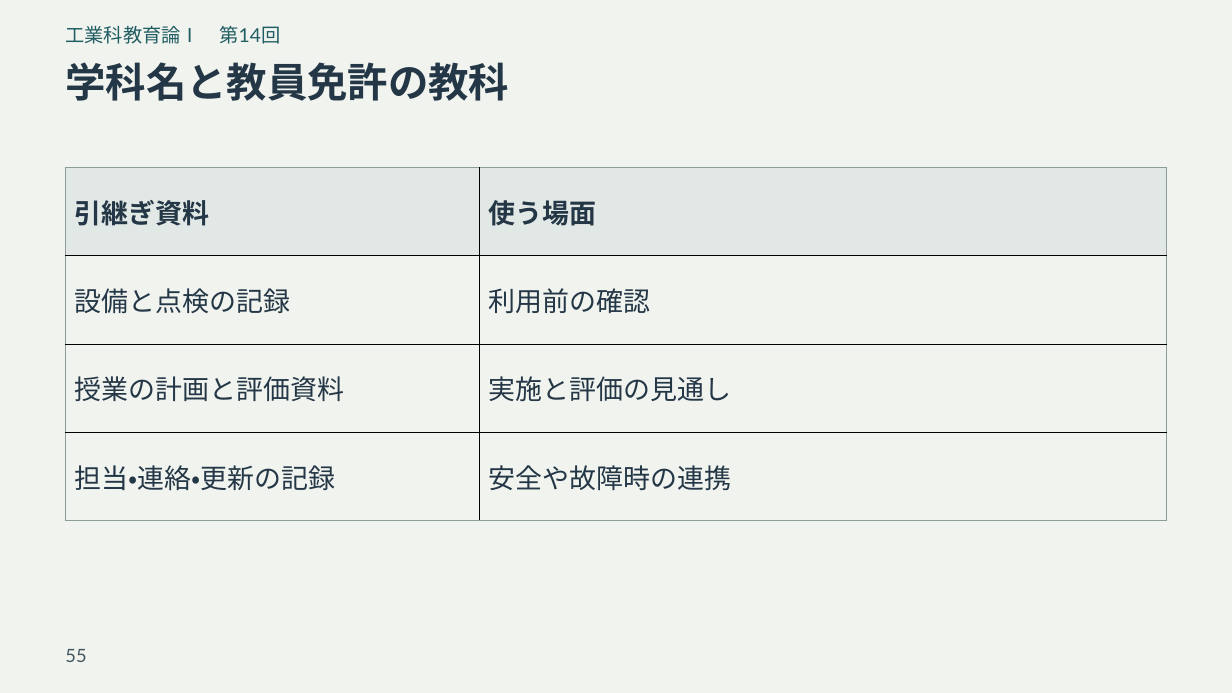
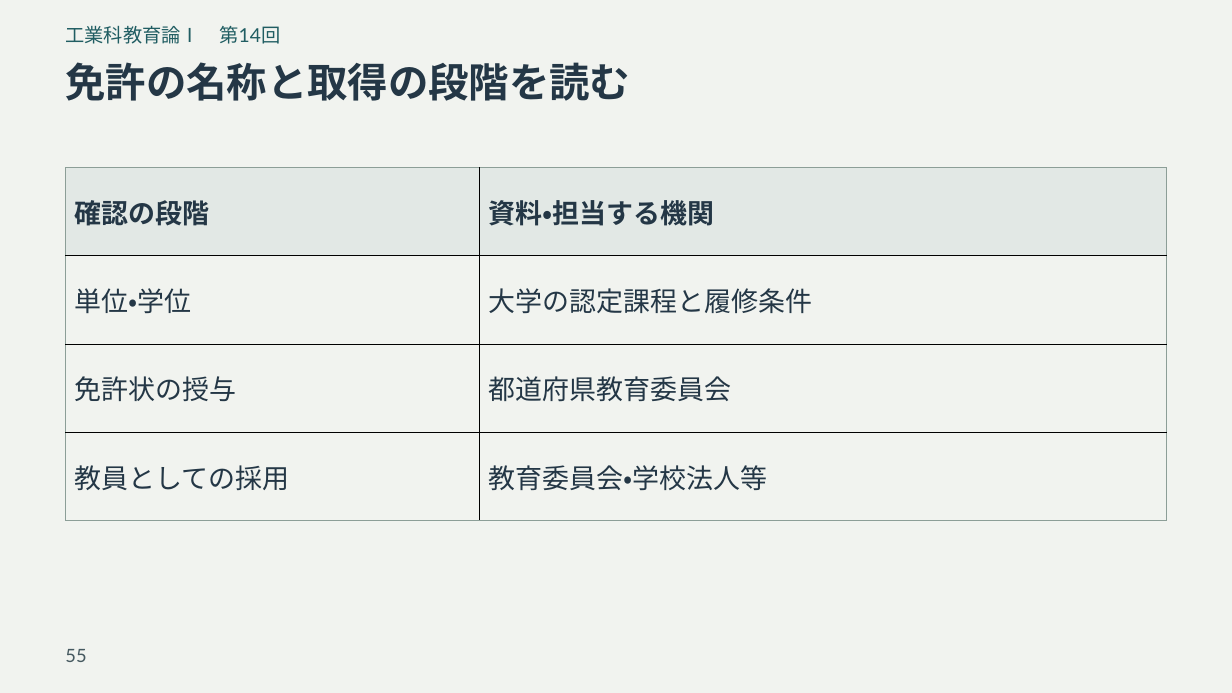
Before and after one commit to zooc-14calbp/industrial-education-i, a slide deck: slide 55 of reorganized/20261105/expanded/slides.pptx. Drawn at 1232x693 pixels with LibreOffice and Linux fonts; fonts in the diff are those of the drawing. Boxes give left, top, right and bottom in pixels: in the first picture for what was removed or moved away, otherwise in the second. Text is boxed around its words. In the diff, an @@ line names an element or a change of style, - is before the commit and + after.

```diff
--- a/reorganized/20261105/expanded/slides.pptx
+++ b/reorganized/20261105/expanded/slides.pptx
@@ title at <box>65,62,630,101</box>: text changed @@
-学科名と教員免許の教科
+免許の名称と取得の段階を読む
@@ table at <box>66,167,1167,520</box> @@
-row 1, column 1: 引継ぎ資料
+row 1, column 1: 確認の段階
-row 1, column 2: 使う場面
+row 1, column 2: 資料・担当する機関
-row 2, column 1: 設備と点検の記録
+row 2, column 1: 単位・学位
-row 2, column 2: 利用前の確認
+row 2, column 2: 大学の認定課程と履修条件
-row 3, column 1: 授業の計画と評価資料
+row 3, column 1: 免許状の授与
-row 3, column 2: 実施と評価の見通し
+row 3, column 2: 都道府県教育委員会
-row 4, column 1: 担当・連絡・更新の記録
+row 4, column 1: 教員としての採用
-row 4, column 2: 安全や故障時の連携
+row 4, column 2: 教育委員会・学校法人等
```
Also in this commit, not shown: 4 other slides changed, 12 other files.
